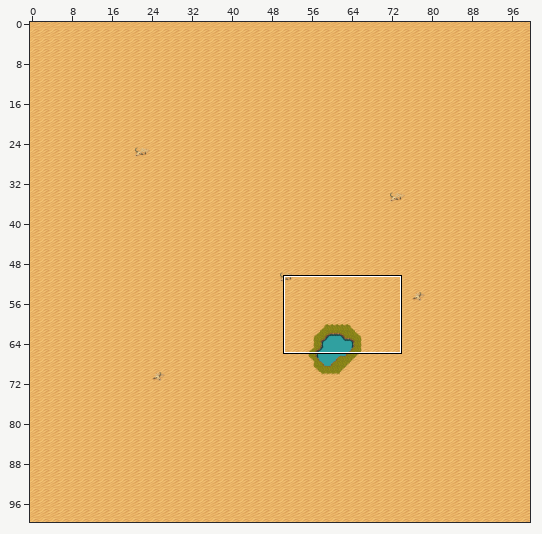
Two states of a Tiled map, assets/maps/Desert.tmx. The first picture is a wide view before the edit; the outline marks the close-up.
Close-up. As it was:
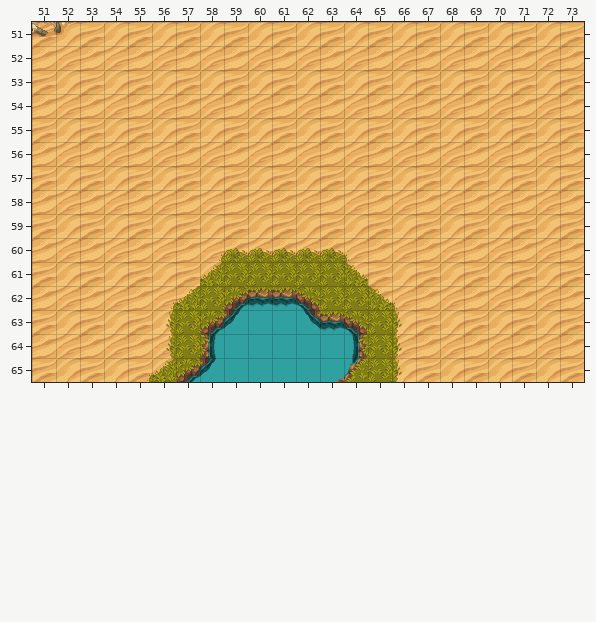
Cells are 24x24 px. Shown: x 51..73, y 51..65. The commit also changed other parts of the map, which this record leaves out.
Once edited:
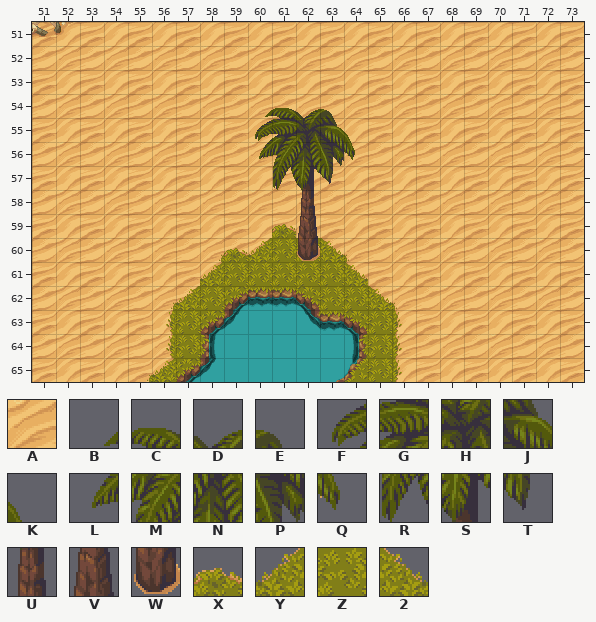
Key: from "Desert Tileset": A 99, B 211, C 212, D 213, E 214, F 227, G 228, H 229, J 230, K 231, L 243, M 244, N 245, P 246, Q 247, R 260, S 261, T 262, U 277, V 293, W 309, X 354, Y 369, Z 370, 2 371.
_ is an empty cell.
Tiles replaced or removed in this view: A, X.
Edits made:
Changed rows in their new state; . is an unchanged cell.
Layer "Ground":
first column x 62:
60 Z
Layer "Collision":
first column x 60:
54 BCDE.
55 FGHJK
56 LMNPQ
57 .RST.
58 ..U..
59 .XV..
60 YZW2.
Boxes around the changes in both close-ups, in picture pixels (x1, y1, x2, y2):
changed: (248, 108, 355, 262)
